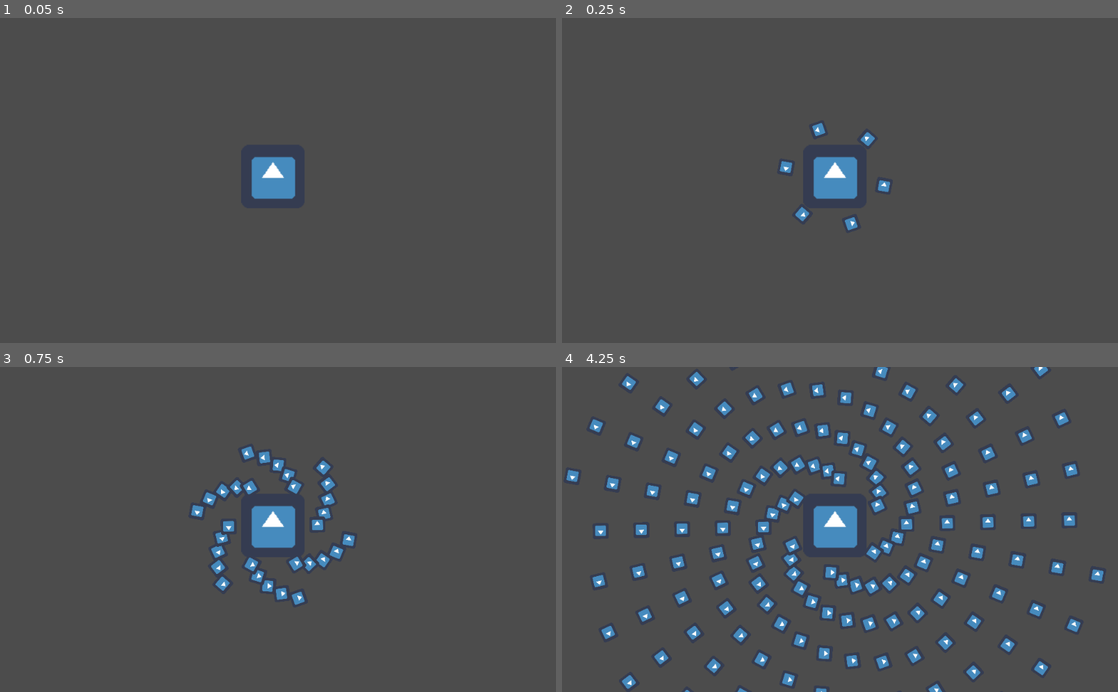
Above: before the commit, frames 1-4 (two rows, left to right).
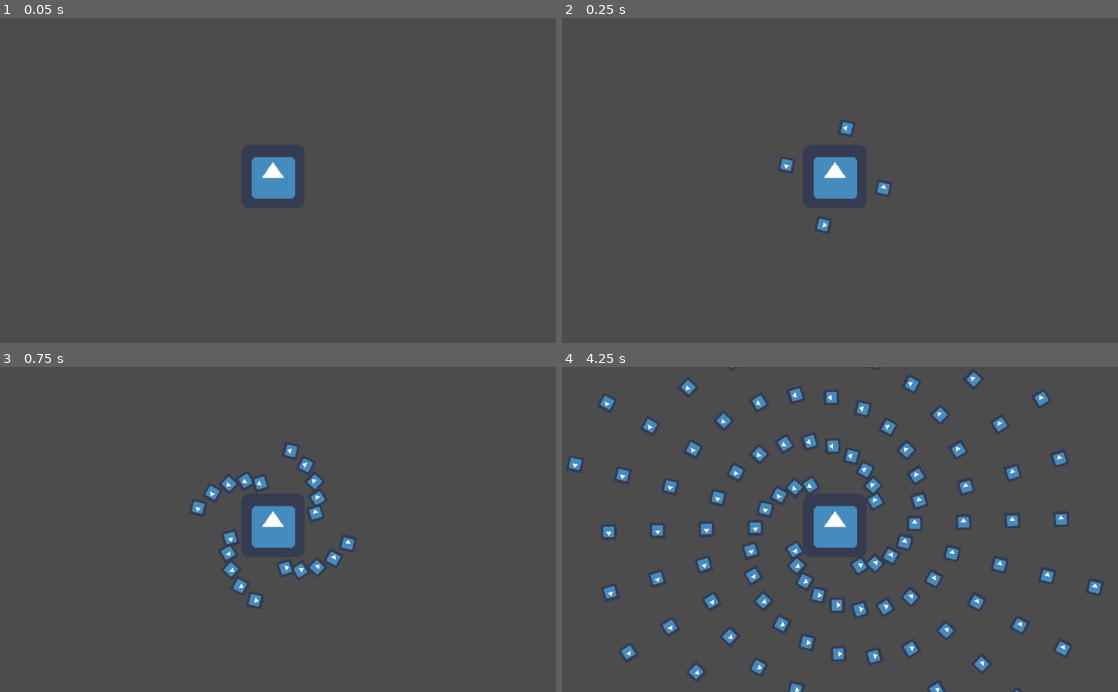
Above: after the commit, the same moments.

Repository: robyn3choi/godot-tutorial_bullet-hell-pattern-generator
Game: Godot game, scene res://Main.tscn
Two runs of this game, one before a commit and one after it. Both use one fixed random seed, a clock stepped at 60 frames per second and the inputs below. The engine's default icon, where the game draws it, is replaced by a stand-in: a white triangle on a blue panel in a dark square.
Inputs:
- Up to frame 1 (0.05 s): no input
- Up to frame 2 (0.25 s): no input
- Up to frame 3 (0.75 s): no input
- Up to frame 4 (4.25 s): no input

Frame 1 is identical in both runs. In frame 2, 0.5% of the frame differs, in the area x 39-59%, y 32-66%; in frame 3, 2.8%; in frame 4, 13%, in the area x 0-98%, y 0-100%.

Commit message:
bullet kill timer

Diff:
--- a/Bullet.gd
+++ b/Bullet.gd
@@ -4,3 +4,7 @@
 
 func _process(delta):
 	position += transform.x * speed * delta
+
+
+func _on_KillTimer_timeout() -> void:
+	queue_free()
--- a/Bullet.tscn
+++ b/Bullet.tscn
@@ -13,3 +13,8 @@
 [node name="Sprite" type="Sprite" parent="."]
 scale = Vector2( 0.4, 0.4 )
 texture = ExtResource( 2 )
+
+[node name="KillTimer" type="Timer" parent="."]
+wait_time = 10.0
+autostart = true
+[connection signal="timeout" from="KillTimer" to="." method="_on_KillTimer_timeout"]
--- a/Enemy.gd
+++ b/Enemy.gd
@@ -4,9 +4,9 @@
 onready var shoot_timer = $ShootTimer
 onready var rotater = $Rotater
 
-const rotate_speed = 80
+const rotate_speed = 100
 const shoot_timer_wait_time = 0.15
-const spawn_point_count = 6
+const spawn_point_count = 4
 const radius = 100
 
 func _ready():
--- a/project.godot
+++ b/project.godot
@@ -15,7 +15,7 @@
 
 [application]
 
-config/name="bullet-hell"
+config/name="bullet-hell-pattern-generator"
 run/main_scene="res://Main.tscn"
 config/icon="res://icon.png"
 
